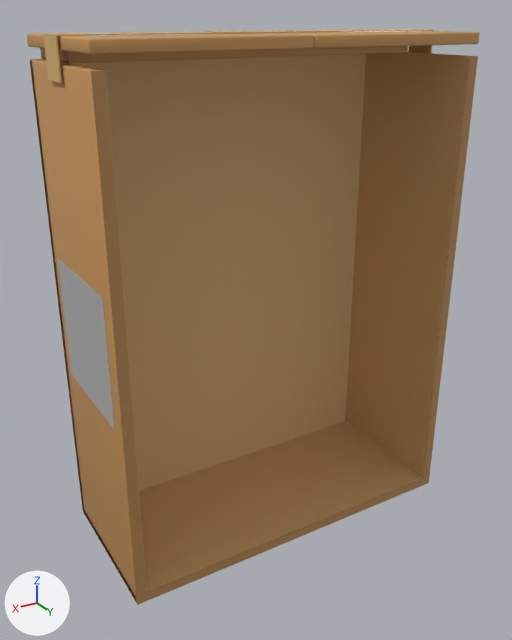
Before and after pictures for a commit that changed the FBX model Assets/Resources/Models/box_3x4.fbx.
Before and after are seen from a 50 mm camera at (0.754, 1.223, 0.575) aimed at (0.025, 0.008, -0.033). The axes (+X, +Y, +Z) are drawn at lower left. The lights are the same throughout. The older version comes first. Where no turn or scale is listed for an object, it has been applied to the vertices.

Objects in the first picture: 'FlapB', 'FlapL', 'FlapR', 'Tape', 'box_3x4'.
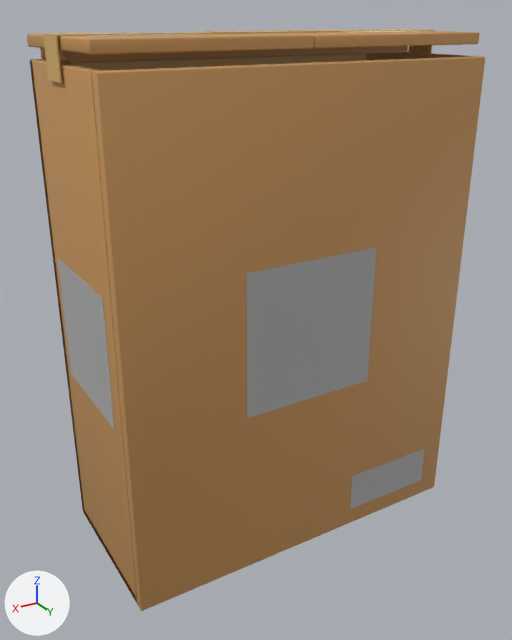
Where the change shows, as pixel boxes [x1, y1, x2, y2] in the pictures (512 x 640 px):
'Front', added
    after: [92, 56, 485, 611]
    faces in mat_tex_kraft (orange #c8955a): [92, 56, 485, 611]
    faces in mat_decal_logo (grey #b0b0b0): [246, 247, 377, 418]
    faces in mat_decal_fragile (grey #b0b0b0): [350, 449, 424, 509]
'box_3x4', unchanged, covered by the edit
    before: [30, 52, 478, 605]
    after: [30, 52, 469, 603]

Patch to the scene script:
```diff
--- a/Assets/Resources/Models/box_3x4.fbx.py
+++ b/Assets/Resources/Models/box_3x4.fbx.py
@@ me_front @@
+me_front.from_pydata(...)  # 72 vertices, 66 faces; spans x -0.397..0.397, y 0.16..0.183, z -0.522..0.5
+# faces by material slot: [54, 6, 6]
+me_front.materials.append(mat_tex_kraft)  # orange #c8955a
+me_front.materials.append(mat_decal_logo)  # grey #b0b0b0
+me_front.materials.append(mat_decal_fragile)  # grey #b0b0b0
@@ ob_front @@
+ob_front = bpy.data.objects.new('Front', me_front)
+ob_front.location = (0.0, 0.0, 0.0)
```
